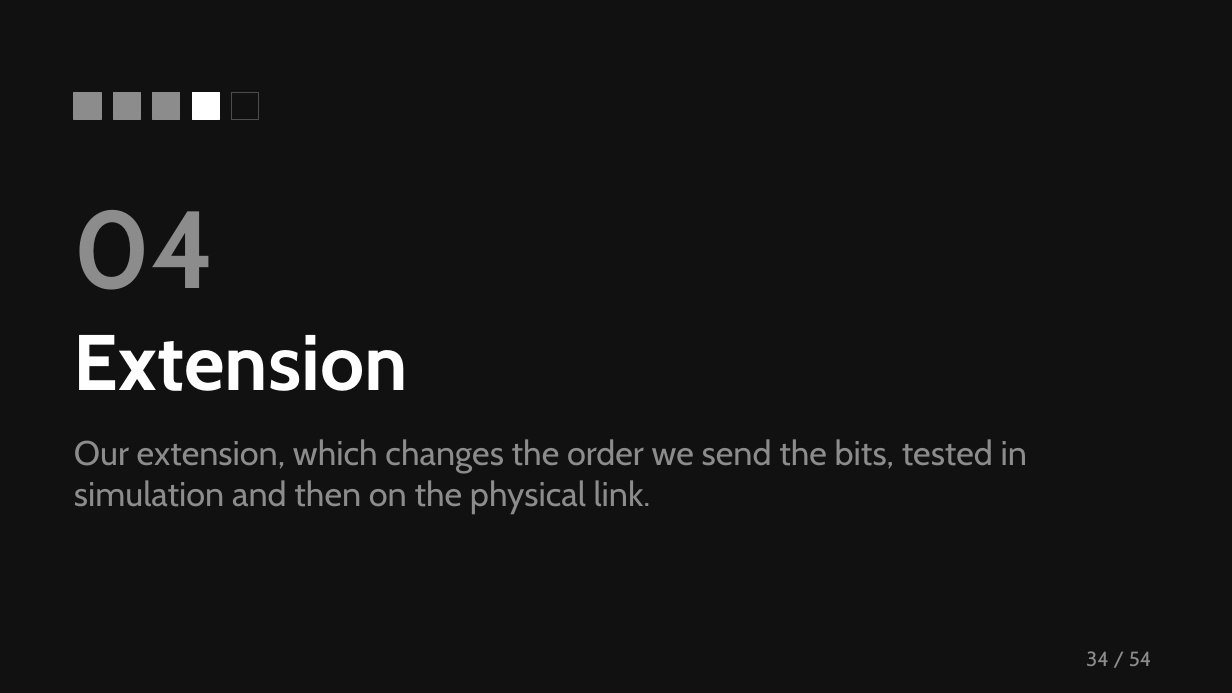
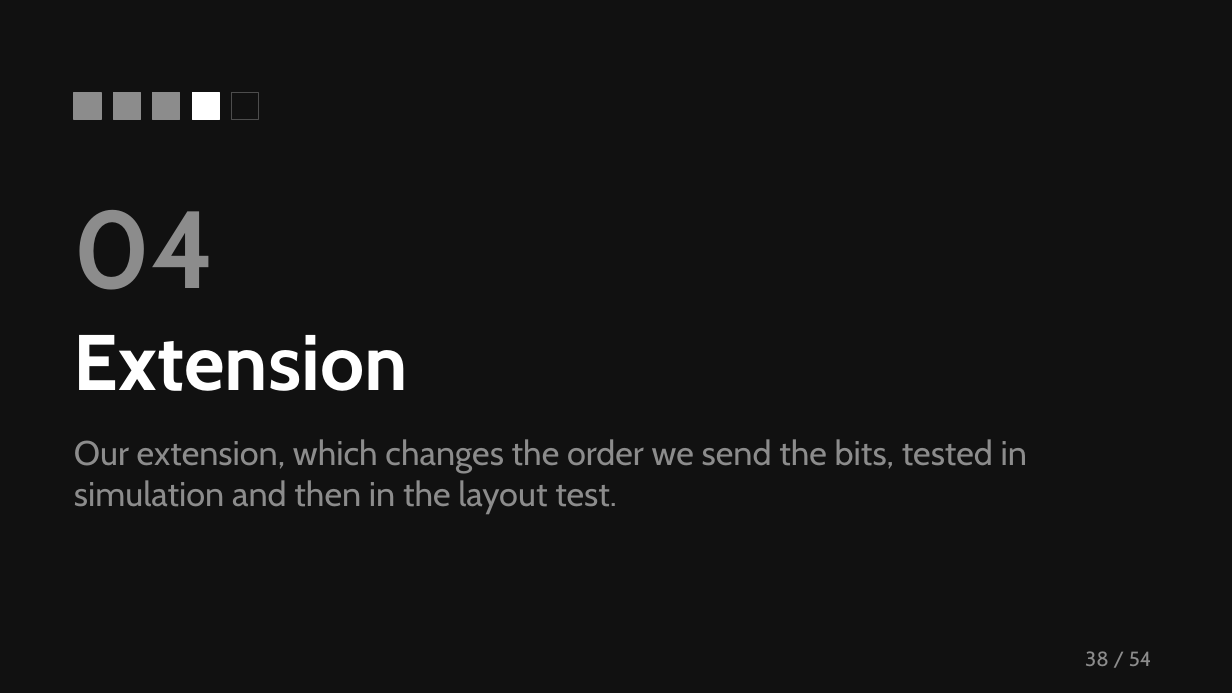
Before and after one commit to MuhammadMaazA/SamplingCW, a slide deck: slide 38 of presentation/gridlink-presentation.pptx (slide 34 before the commit). Drawn at 1232x693 pixels with LibreOffice and Linux fonts; fonts in the diff are those of the drawing. Boxes give left, top, right and bottom in pixels: in the first picture for what was removed or moved away, otherwise in the second. Text is boxed around its words. In the diff, an @@ line names an element or a change of style, - is before the commit and + after.

Commit message:
replace the deck appendix with slides on how we built and ran it and tidy the wording and figures

```diff
--- a/presentation/gridlink-presentation.pptx
+++ b/presentation/gridlink-presentation.pptx
@@ text at (x1=74, y1=439, x2=1027, y2=514): text changed @@
-Our extension, which changes the order we send the bits, tested in simulation and then on the physical link.
+Our extension, which changes the order we send the bits, tested in simulation and then in the layout test.
@@ page number at (x1=1085, y1=651, x2=1109, y2=666): text changed @@
-34
+38
```
Also in this commit, not shown: 16 other slides changed, 8 slides added, 8 slides removed, 19 other files.
